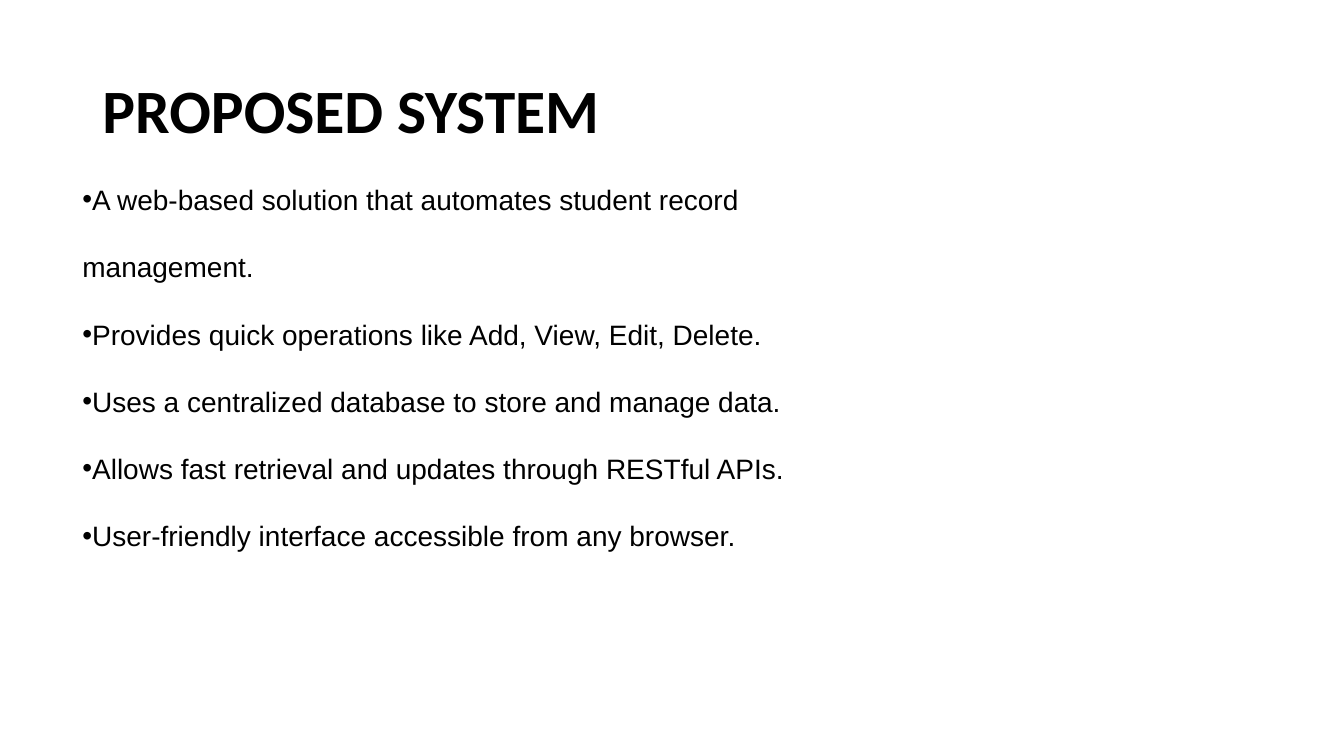
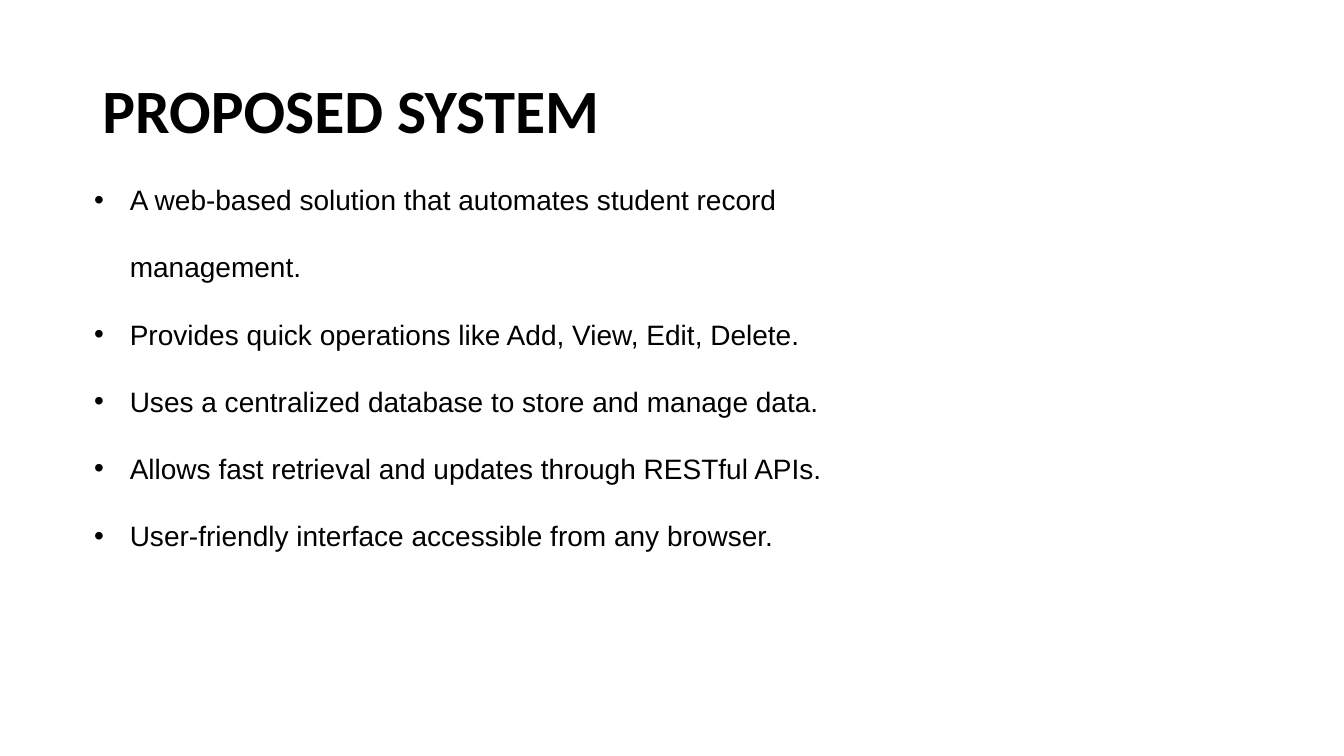
Before and after one commit to HydraHari/Student-manager-system, a slide deck: slide 4 of HARIHARAN.pptx. Drawn at 1344x756 pixels with LibreOffice and Linux fonts; fonts in the diff are those of the drawing. Boxes give left, top, right and bottom in pixels: in the first picture for what was removed or moved away, otherwise in the second. Text is boxed around its words. In the diff, an @@ line names an element or a change of style, - is before the commit and + after.

```diff
--- a/HARIHARAN.pptx
+++ b/HARIHARAN.pptx
@@ text "A web-based solution that automates ..." rewrapped from (82,189,784,552) to (130,189,821,551) @@
```
Also in this commit, not shown: 3 other slides changed.
